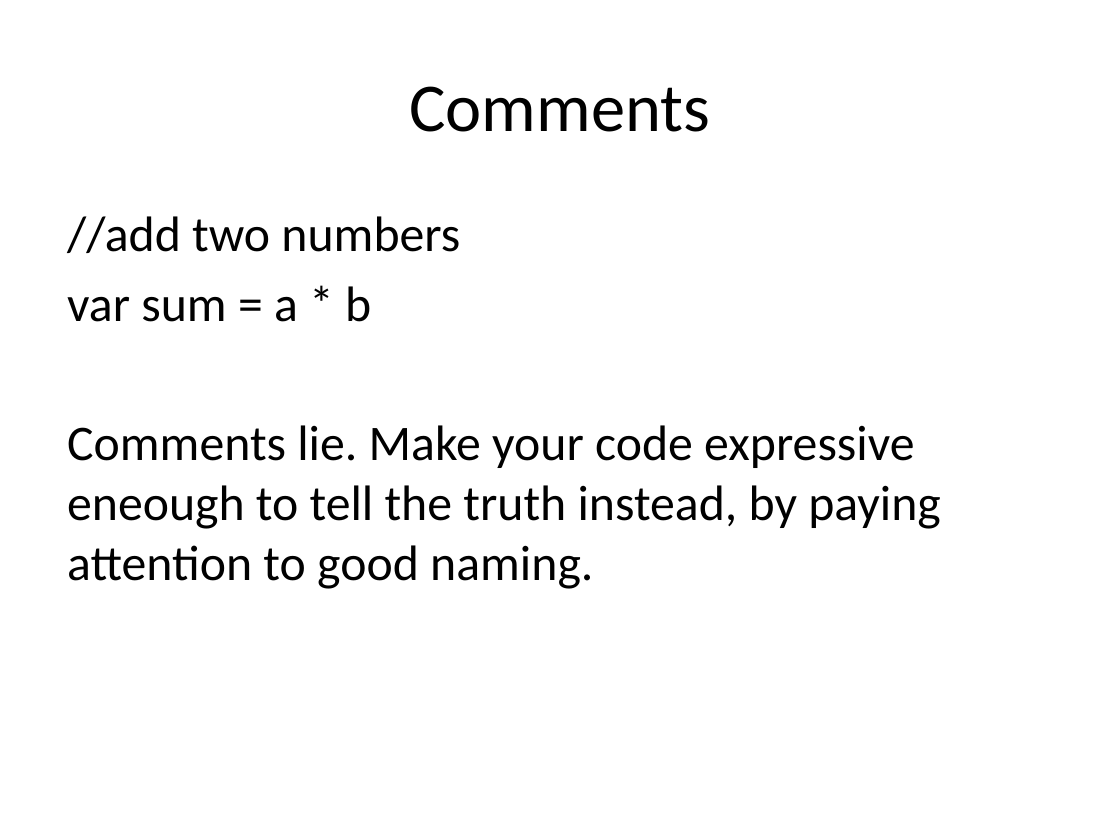
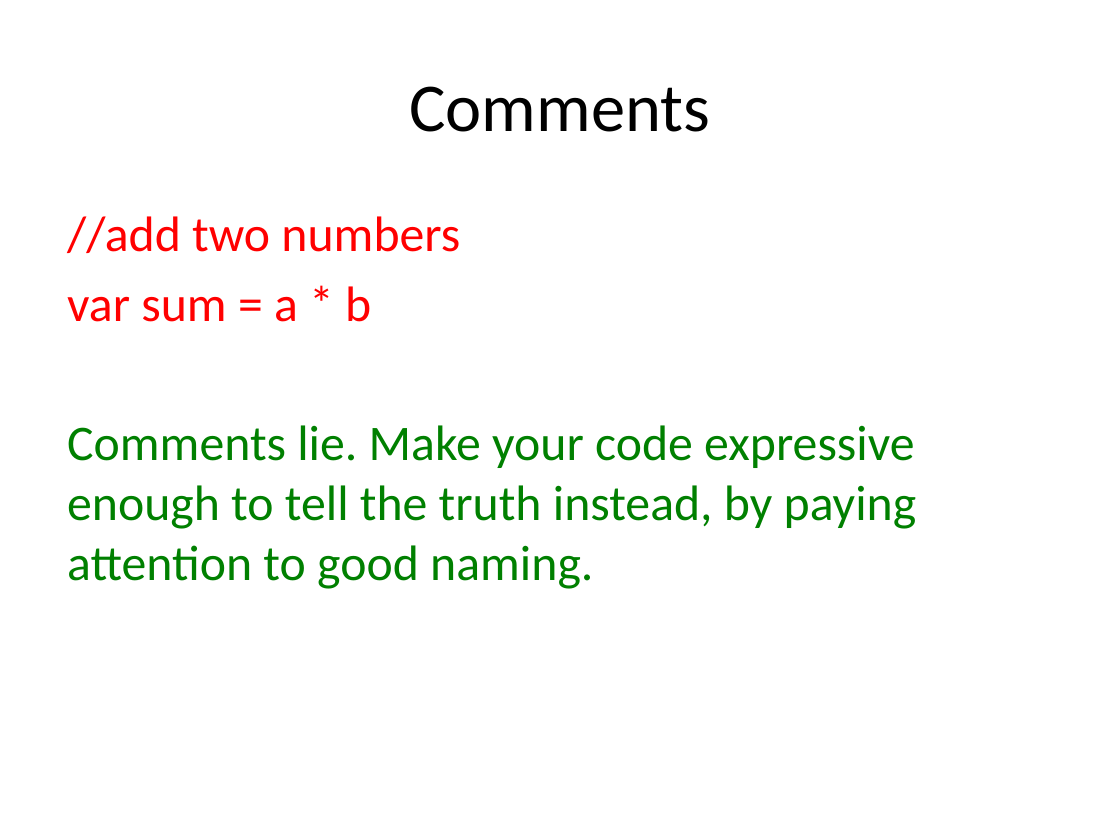
Before and after one commit to nerdschoolbergen/code-smells, a slide deck: slide 15 of code_smells.pptx (slide 16 before the commit). Drawn at 1120x840 pixels with LibreOffice and Linux fonts; fonts in the diff are those of the drawing. Boxes give left, top, right and bottom in pixels: in the first picture for what was removed or moved away, otherwise in the second. Text is boxed around its words. In the diff, an @@ line names an element or a change of style, - is before the commit and + after.

```diff
--- a/code_smells.pptx
+++ b/code_smells.pptx
@@ text at bbox=[67, 216, 460, 322]: text colour #000000 to #FF0000 in "//add two numbers", "var sum = a * b" @@
@@ text at bbox=[67, 425, 917, 589]: text changed; text colour #000000 to #008000 @@
-Comments lie. Make your code expressive eneough to tell the truth instead, by paying attention to good naming.
+Comments lie. Make your code expressive enough to tell the truth instead, by paying attention to good naming.
```
Also in this commit, not shown: 10 other slides changed, 2 slides added, 1 slide removed, 1 other file.
